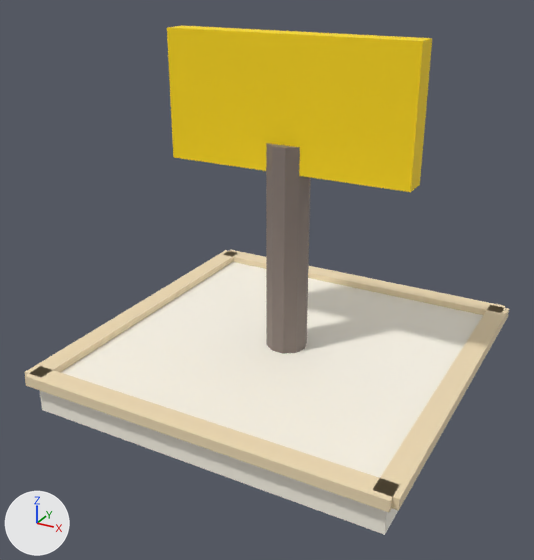
The glTF model public/models/city.chance_billboard.glb: old version first, new version second.
The view is the same before and after, from a 50 mm lens placed at (1.76, -3.44, 2.3), pointed at (-0.04, -0.17, 0.67). The lights are fixed; the arrows at lower left show +X, +Y and +Z. The first picture is the older version.

Names of what the first picture shows: 'city.chance_billboard'.
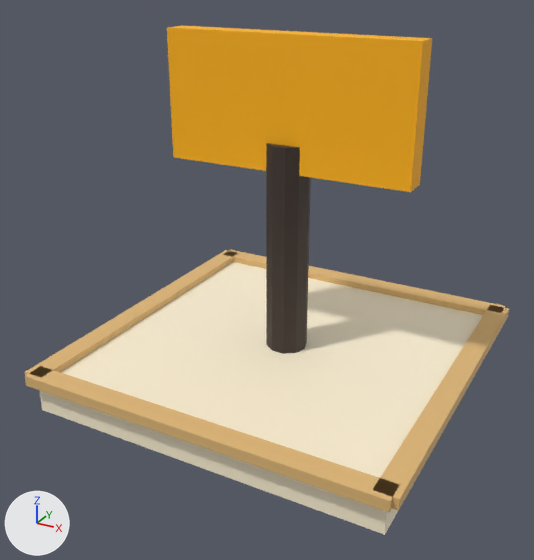
Changed parts and their boxes [x1, y1, x2, y2] in the pictures (534 x 560 px):
'city.chance_billboard', recoloured: [25, 26, 509, 535] in both

What the commit changed:
Material 'ringBase' (mat_ringbase) changes colour from white #fffaec to beige #fff3d6; in linear values from (1.0, 0.953, 0.839) to (1.0, 0.896, 0.672).
Material 'ringEdge' (mat_ringedge) changes colour from beige #f1ddb7 to beige #e0b878; in linear values from (0.878, 0.722, 0.471) to (0.745, 0.479, 0.188).
Material 'uiText' (mat_uitext) changes colour from grey #837771 to brown #3a2f2a; in linear values from (0.227, 0.184, 0.165) to (0.0423, 0.0284, 0.0232).
Material 'accentSecondary' (mat_accentsecondary) changes colour from yellow #ffdb00 to yellow #ffb400; in linear values from (1.0, 0.706, 0.0) to (1.0, 0.456, 0.0).
